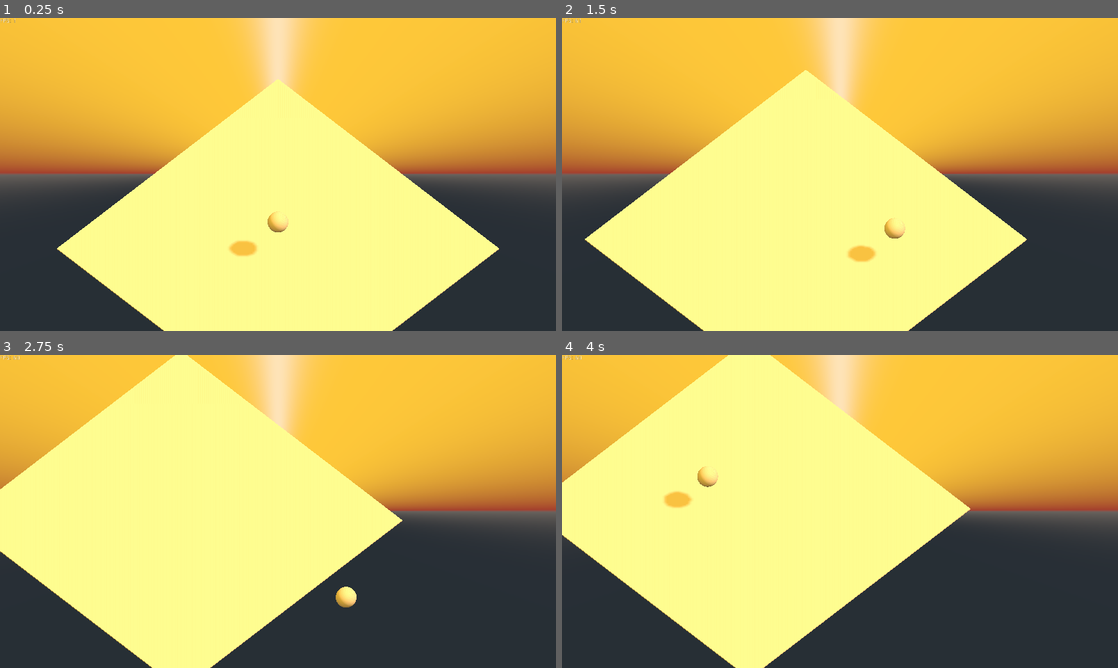
Above: before the commit, frames 1-4 (two rows, left to right).
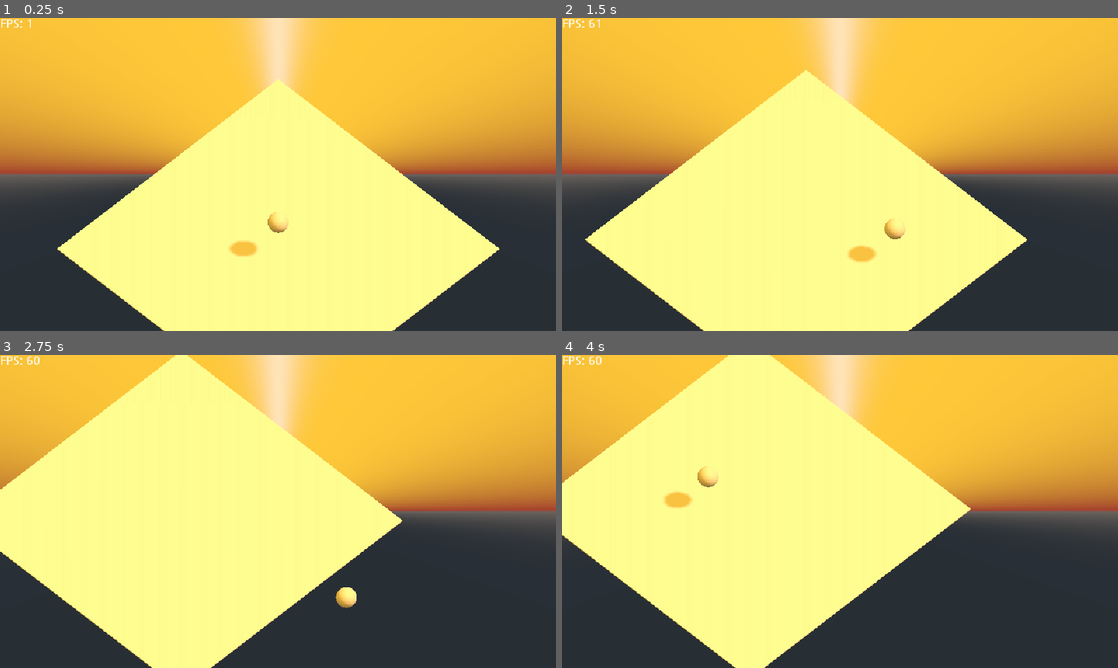
Above: after the commit, the same moments.

Repository: Wharfiggle/GRAZER
Game: Godot game, scene res://LevelLagTest.tscn
The game is run twice, just before and just after one commit, with the same random seed, the same clock (stepped at 60 frames per second) and the same inputs.
Inputs:
- Up to frame 1 (0.25 s): no input
- Up to frame 2 (1.5 s): hold Right (ui_right) 0.53-1.28 s; tap Space (jump) at 0.77 s; hold Down (ui_down) from 1.28 s (still down)
- Up to frame 3 (2.75 s): tap Space (jump) at 1.52 s; release Down (ui_down) at 2.03 s; hold Right (ui_right) from 2.03 s (still down)
- Up to frame 4 (4 s): release Right (ui_right) at 2.78 s; hold Up (ui_up) 2.78-3.53 s; tap Space (jump) at 3.02, 3.77 s; hold Left (ui_left) from 3.53 s (still down)

The runs differ from the first frame. In frame 1, 0.3% of the frame differs, in the area x 0-90%, y 0-100%; in frame 2, 0.3%; in frame 3, 0.3%; in frame 4, 0.3%, in the area x 0-74%, y 0-100%.

Commit message:
Basic Pixel Effect

Diff:
--- a/Grazer/project.godot
+++ b/Grazer/project.godot
@@ -22,6 +22,10 @@
 
 window/size/width=1280
 window/size/height=720
+window/size/resizable=false
+window/stretch/mode="viewport"
+window/stretch/aspect="keep"
+window/stretch/shrink=2.0
 
 [gui]
 
